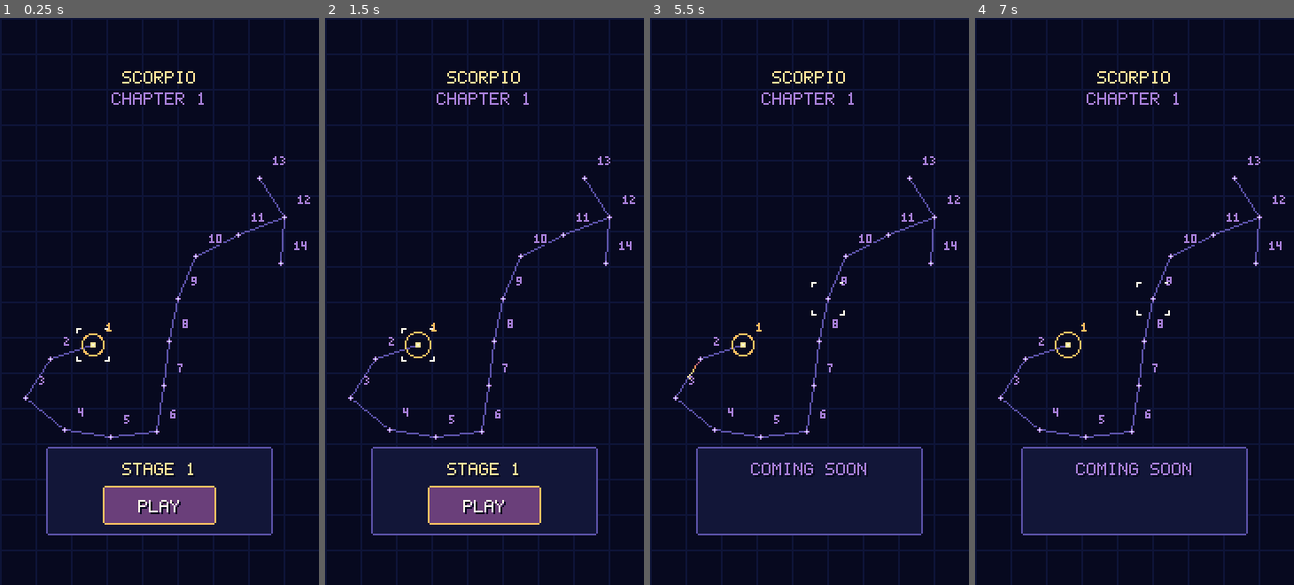
Above: before the commit, frames 1-4 (left to right).
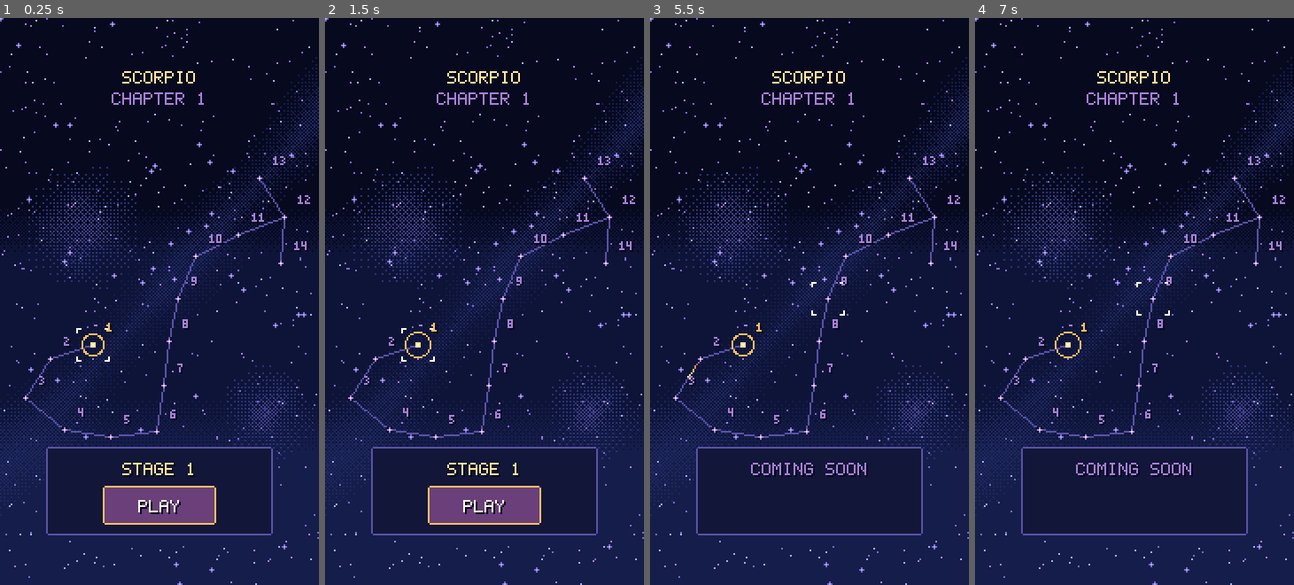
Above: after the commit, the same moments.

Repository: mrafael1/DustInSpace
Game: Godot game, scene res://game/scenes/app.tscn
The game is run twice, just before and just after one commit, with the same random seed, the same clock (stepped at 60 frames per second) and the same inputs.
Inputs (mouse positions are in pixels of both pictures, inside the frame that each line leads up to):
- Up to frame 1 (0.25 s): no input
- Up to frame 2 (1.5 s): tap Enter at 0.5 s; move the mouse to (554, 273) at 0.52 s; hold Shift 0.53-1.25 s; click (554, 273) at 0.67 s; tap Space at 1.25 s; drag from (420, 329) to (468, 414) at 1.27 s
- Up to frame 3 (5.5 s): move the mouse to (841, 176) at 2.02 s; tap Ctrl at 2.1 s; click (841, 176) at 2.17 s; drag from (793, 414) to (713, 216) at 2.77 s; tap Enter at 3.5 s; move the mouse to (905, 386) at 3.52 s; tap B at 3.6 s; click (905, 386) at 3.67 s; drag from (713, 216) to (761, 159) at 4.27 s; move the mouse to (825, 301) at 5.02 s; hold Shift from 5.03 s (still down); click (825, 301) at 5.17 s
- Up to frame 4 (7 s): release Shift at 5.75 s; drag from (1086, 159) to (1070, 329) at 5.77 s; move the mouse to (1204, 273) at 6.52 s; tap Ctrl at 6.6 s; click (1204, 273) at 6.67 s

The runs differ from the first frame. In frame 1, 52% of the frame differs, in the area x 0-100%, y 0-100%; in frame 2, 52%; in frame 3, 52%; in frame 4, 52%.

Commit message:
art: the chapter chart sits in deep space: stepped sky, milky way, nebulae and cool stars
Co-Authored-By: Claude Opus 5.5 <noreply@anthropic.com>
Claude-Session: https://claude.ai/code/session_01ASnDPR9SCSabzXswq9efCT

Diff:
--- a/game/scenes/chapter_select.gd
+++ b/game/scenes/chapter_select.gd
@@ -1,6 +1,7 @@
 class_name ChapterSelect
 extends CanvasLayer
-## Scorpio's chapter chart (#62): the constellation as a pixel-art star chart, each star a stage
+## Scorpio's chapter chart (#62): the constellation as a pixel-art star chart over deep space
+## (a stepped sky, a milky way, faint nebulae and cool background stars), each star a stage
 ## point, travelled from the tail. Tap a point to select it (a comet travels there along the
 ## strings); PLAY starts its stage if it's available or completed. Locked points can be selected to
 ## see what they are, never played.
@@ -37,10 +38,25 @@
 const LIGHT_TIME: float = 0.45
 const LIGHT_GROWTH: int = 12
 const LIGHT_COLOURS: Array[Color] = [Palette.C0, Palette.C1, Palette.C2, Palette.C3]
+## Space behind the chart (cool colours only: warm is for the route and stages). The sky steps
+## down from N0 to N2 through ordered-dither seams (SKY_STOPS: the row each step starts at, in game
+## rows); a milky way runs across it (dithered N2/N3 about MILKY_WAY's line, MILKY_WIDTH px either
+## side); two nebulae glow faintly (NEBULAE: centre and radius, N4/N5 dither); background stars are
+## 1 px N7/N8/M5, one in STAR_ODDS pixels, one in GLINT_ODDS of them a 3 px glint, kept STAR_CLEAR
+## px from every stage point and off its number, the title and the stage panel.
+const SKY_STOPS: Array[int] = [104, 214]
+const SKY_STEPS: Array[Color] = [Palette.N0, Palette.N1, Palette.N2]
+const SEAM: int = 32
+const MILKY_WAY: Array[Vector2i] = [Vector2i(-40, 300), Vector2i(220, 10)]
+const MILKY_WIDTH: int = 22
+const NEBULAE: Array[Vector3i] = [Vector3i(46, 118, 34), Vector3i(150, 222, 26)]
+const STAR_ODDS: int = 110
+const GLINT_ODDS: int = 12
+const STAR_CLEAR: int = 8
+const STAR_COLOURS: Array[Color] = [Palette.N7, Palette.N7, Palette.N8, Palette.M5]
+
 ## Where a point's number sits from the point.
 const NUMBER_OFFSET := Vector2i(8, -12)
-## The chart's faint grid, every GRID px.
-const GRID: int = 20
 
 var _chapter: Chapter
 var _selected: int = 0
@@ -58,6 +74,8 @@
 ## The visible screen in game coordinates (fit_screen).
 var _screen := Rect2i(Vector2i.ZERO, ScreenZones.SCREEN)
 var _numbers: Array[Label] = []
+## The space behind the chart, built once per screen.
+var _space: ImageTexture
 
 @onready var _chart: Node2D = $Chart
 @onready var _title: Label = $Title
@@ -104,8 +122,93 @@
 
 
 func fit_screen(screen: Rect2i) -> void:
+	if screen != _screen or _space == null:
+		_space = ImageTexture.create_from_image(space_image(screen))
 	_screen = screen
 	_chart.queue_redraw()
+
+
+## The space behind the chart for a visible screen `screen` (game coordinates; the image's 0,0 is
+## screen.position). Opaque, cool palette colours only, the same pixels for the same place.
+static func space_image(screen: Rect2i) -> Image:
+	var image := Image.create_empty(screen.size.x, screen.size.y, false, Image.FORMAT_RGBA8)
+	var a := Vector2(MILKY_WAY[0])
+	var along: Vector2 = (Vector2(MILKY_WAY[1]) - a).normalized()
+	for y: int in screen.size.y:
+		for x: int in screen.size.x:
+			var p := Vector2i(x, y) + screen.position
+			image.set_pixel(x, y, _space_colour(p, a, along))
+	for p: Vector2i in space_stars(screen):
+		var h: int = _hash(p) / STAR_ODDS
+		var local: Vector2i = p - screen.position
+		if h % GLINT_ODDS == 0:
+			for n: Vector2i in [Vector2i.UP, Vector2i.DOWN, Vector2i.LEFT, Vector2i.RIGHT]:
+				var q: Vector2i = local + n
+				if q.x >= 0 and q.y >= 0 and q.x < screen.size.x and q.y < screen.size.y:
+					image.set_pixel(q.x, q.y, Palette.N7)
+			image.set_pixel(local.x, local.y, Palette.M5)
+		else:
+			image.set_pixel(local.x, local.y, STAR_COLOURS[h % STAR_COLOURS.size()])
+	return image
+
+
+## Where the background stars are in `screen`: a fixed hash per pixel, clear of the stage points
+## and the stage panel.
+static func space_stars(screen: Rect2i) -> Array[Vector2i]:
+	var stars: Array[Vector2i] = []
+	var panel: Rect2i = PANEL.grow(3)
+	var title := Rect2i(40, TITLE_Y - 3, 100, SUBTITLE_Y - TITLE_Y + 13)
+	for y: int in range(screen.position.y, screen.end.y):
+		for x: int in range(screen.position.x, screen.end.x):
+			var p := Vector2i(x, y)
+			if _hash(p) % STAR_ODDS != 0 or panel.has_point(p) or title.has_point(p):
+				continue
+			var clear: bool = true
+			for point: int in Chapter.point_count():
+				var number := Rect2i(point_position(point) + NUMBER_OFFSET - Vector2i(2, 2), Vector2i(12, 10))
+				if (point_position(point) - p).length_squared() < STAR_CLEAR * STAR_CLEAR or number.has_point(p):
+					clear = false
+					break
+			if clear:
+				stars.append(p)
+	return stars
+
+
+static func _space_colour(p: Vector2i, milky_start: Vector2, milky_along: Vector2) -> Color:
+	var bayer: float = StarView.BAYER[posmod(p.y, 4) * 4 + posmod(p.x, 4)] / 16.0
+	# The sky's steps, each seam an ordered dither SEAM rows deep.
+	var step: int = 0
+	for i: int in SKY_STOPS.size():
+		var into: float = float(p.y - SKY_STOPS[i]) / SEAM
+		if into >= 1.0 or (into > 0.0 and bayer < into):
+			step = i + 1
+	var colour: Color = SKY_STEPS[step]
+	# The milky way: N2, then N3 at its heart, thinning out to its edges.
+	var rel: Vector2 = Vector2(p) - milky_start
+	var off: float = absf(rel.dot(milky_along.orthogonal())) + 4.0 * sin(rel.dot(milky_along) * 0.05)
+	var band: float = 1.0 - absf(off) / MILKY_WIDTH
+	if band > 0.0:
+		if band > 0.6 and bayer < (band - 0.6) * 1.2:
+			colour = Palette.N3
+		elif bayer < band * 0.55:
+			colour = Palette.N2 if step < 2 else Palette.N3
+	# Nebulae: a soft N4 cloud with an N5 heart, dithered sparser to its rim.
+	for nebula: Vector3i in NEBULAE:
+		var d: float = Vector2(p).distance_to(Vector2(nebula.x, nebula.y)) / nebula.z
+		var wobble: float = 0.12 * sin(p.x * 0.21 + nebula.x) * cos(p.y * 0.17 + nebula.y)
+		var k: float = 1.0 - d + wobble
+		if k > 0.55 and bayer < (k - 0.55) * 1.4:
+			colour = Palette.N5
+		elif k > 0.0 and bayer < k * 0.5:
+			colour = Palette.N4
+	return colour
+
+
+## A fixed, well-mixed hash of a pixel (non-negative).
+static func _hash(p: Vector2i) -> int:
+	var h: int = p.x * 374761393 + p.y * 668265263
+	h = (h ^ (h >> 13)) * 1274126177
+	return absi(h ^ (h >> 16))
 
 
 ## Back from a stage: `lit` (a route point just completed, or -1) flashes as it lights, then a
@@ -266,12 +369,9 @@
 
 
 func _draw_chart() -> void:
-	_chart.draw_rect(Rect2(_screen), Palette.N0)
-	# A faint solid grid, the chart's paper.
-	for y: int in range(_screen.position.y + posmod(-_screen.position.y, GRID), _screen.end.y, GRID):
-		_chart.draw_rect(Rect2(_screen.position.x, y, _screen.size.x, 1), Palette.N1)
-	for x: int in range(_screen.position.x + posmod(-_screen.position.x, GRID), _screen.end.x, GRID):
-		_chart.draw_rect(Rect2(x, _screen.position.y, 1, _screen.size.y), Palette.N1)
+	if _space == null:
+		_space = ImageTexture.create_from_image(space_image(_screen))
+	_chart.draw_texture(_space, Vector2(_screen.position))
 	if _chapter == null:
 		return
 	var legs: Array[Leg] = string_legs()
--- a/game/scenes/palette.gd
+++ b/game/scenes/palette.gd
@@ -14,8 +14,12 @@
 
 ## Sky ramp: UI plaques use an N0 fill and an N6 border; N7 marks things with no value.
 const N0 := Color("#07091F")
-## The chapter chart's faint grid.
+## The chapter chart's space: its gradient, milky way and nebulae (N1-N5).
 const N1 := Color("#0E1438")
+const N2 := Color("#151D4A")
+const N3 := Color("#1E2860")
+const N4 := Color("#2A3375")
+const N5 := Color("#3E3F8A")
 const N6 := Color("#5A51A6")
 const N7 := Color("#7E68C8")
 ## N8 doubles as the dust ramp's middle step (dust icon facets).
--- a/tests/test_chapter_select.gd
+++ b/tests/test_chapter_select.gd
@@ -141,6 +141,31 @@
 	assert_true(ChapterSelect.PANEL.encloses(ChapterSelect.PLAY))
 	var info: Label = _label("Info")
 	assert_true(ChapterSelect.PANEL.has_point(Vector2i(info.position)))
+
+
+## The chart sits in space: opaque, cool night colours only (warm is for the route and stages),
+## the same on every build, and its stars keep clear of the stage points, title and panel.
+func test_the_space_background_is_cool_opaque_and_clear_of_the_chart() -> void:
+	var screen := Rect2i(-7, -102, 195, 422)
+	var image: Image = ChapterSelect.space_image(screen)
+	assert_eq(image.get_size(), screen.size, "the whole visible screen")
+	var cool: Array[String] = []
+	for colour: Color in [Palette.N0, Palette.N1, Palette.N2, Palette.N3, Palette.N4, Palette.N5, Palette.N7, Palette.N8, Palette.M5]:
+		cool.append(colour.to_html(false))
+	var off: Dictionary = {}
+	for y: int in range(0, image.get_height(), 2):
+		for x: int in range(0, image.get_width(), 2):
+			var c: Color = image.get_pixel(x, y)
+			if c.a < 1.0 or not cool.has(c.to_html(false)):
+				off[c.to_html()] = true
+	assert_eq(off.keys(), [], "opaque, cool palette colours only")
+	assert_eq(ChapterSelect.space_image(screen).get_data(), image.get_data(), "the same every time")
+	var stars: Array[Vector2i] = ChapterSelect.space_stars(screen)
+	assert_gt(stars.size(), 100, "a starry sky")
+	for star: Vector2i in stars:
+		assert_false(ChapterSelect.PANEL.has_point(star), "off the stage panel")
+		for point: int in Chapter.point_count():
+			assert_gte((ChapterSelect.point_position(point) - star).length(), float(ChapterSelect.STAR_CLEAR), "clear of point %d" % point)
 
 
 func test_app_opens_on_the_chart_then_stage_1_then_back() -> void:
